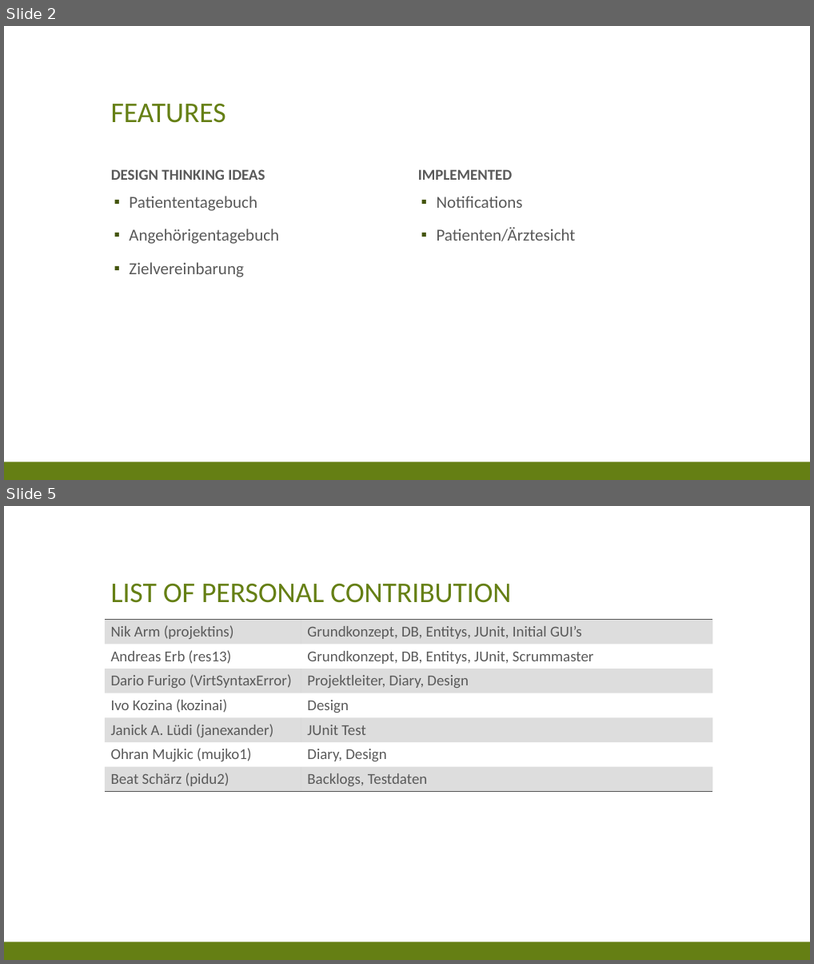
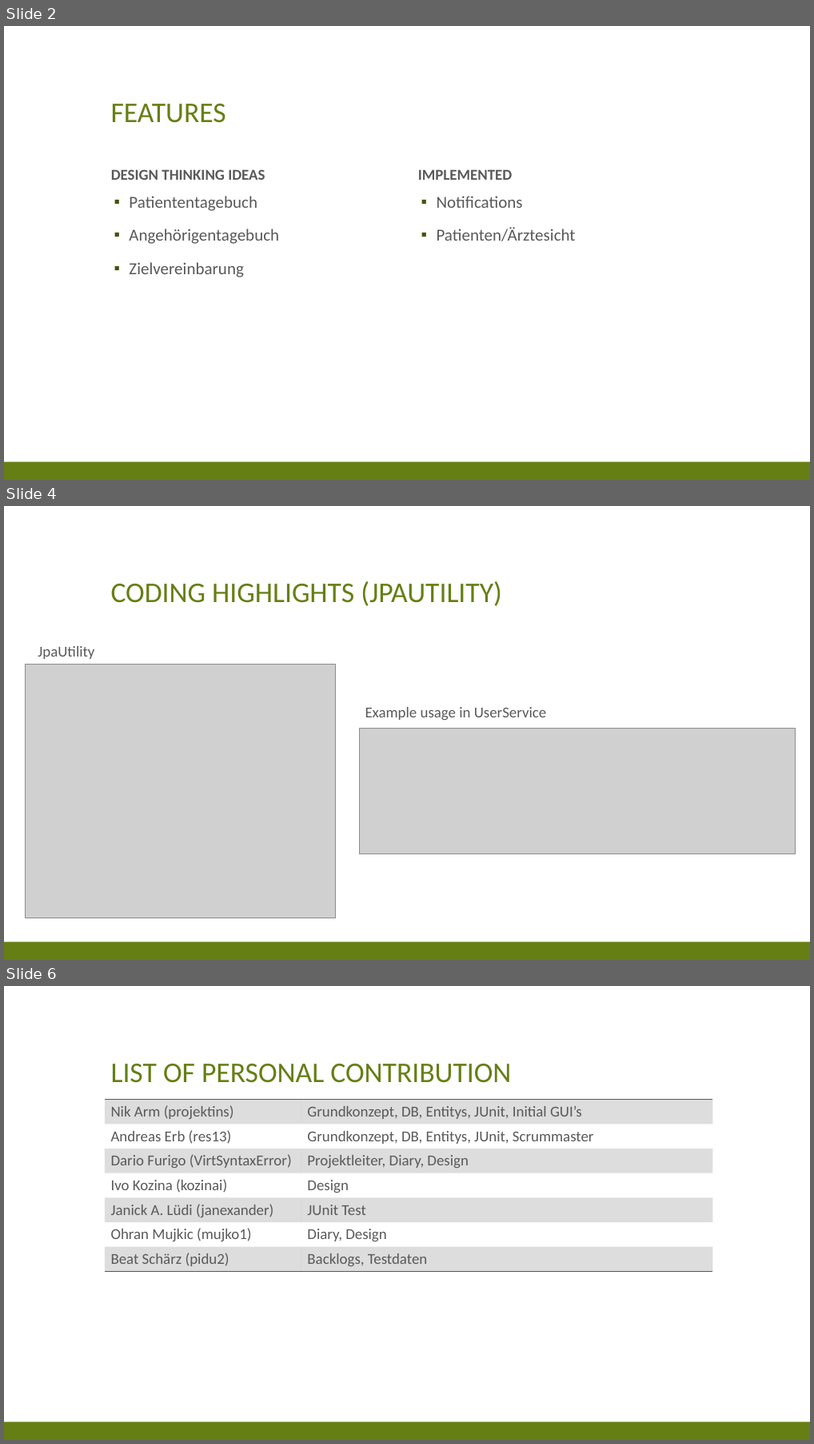
Before and after one commit to res13/ch.bfh.bti7081.s2018.white, a slide deck: doc/task09/FinalPresentation.pptx. Shown one above the other, each under a label of ours: slides 2 and 5 before the commit, slides 2, 4 and 6 after it; the slides between them are not shown. The pictures are 814x964 and 814x1444 pixels, drawn with LibreOffice and Linux fonts; fonts in the diff are those of the drawing; grey boxes stand for pictures. Boxes give left, top, right and bottom in pixels: in the first picture for what was removed or moved away, otherwise in the second. Text is boxed around its words. In the diff, an @@ line names an element or a change of style, - is before the commit and + after.

Commit message:
added coding highlights to finalPresentation

```diff
--- a/doc/task09/FinalPresentation.pptx
+++ b/doc/task09/FinalPresentation.pptx
@@ slide 4 added at (x1=4, y1=506, x2=810, y2=960), background #FFFFFF; not listed: 1 template element that a slide beside it also shows @@
@@ title added at (x1=111, y1=581, x2=502, y2=606), 34 pt, text #657F14 @@
+CODING HIGHLIGHTS (JPAUTILITY)
@@ text added at (x1=38, y1=646, x2=94, y2=659), 18 pt, text #595959 @@
+JpaUtility
@@ picture added at (x1=25, y1=664, x2=336, y2=918) @@
@@ text added at (x1=366, y1=707, x2=547, y2=720), 18 pt, text #595959 @@
+Example usage in UserService
@@ picture added at (x1=359, y1=728, x2=796, y2=854) @@
@@ what was slide 5 is now slide 6 @@
```
Also in this commit, not shown: 2 other slides added, 2 slides removed.
